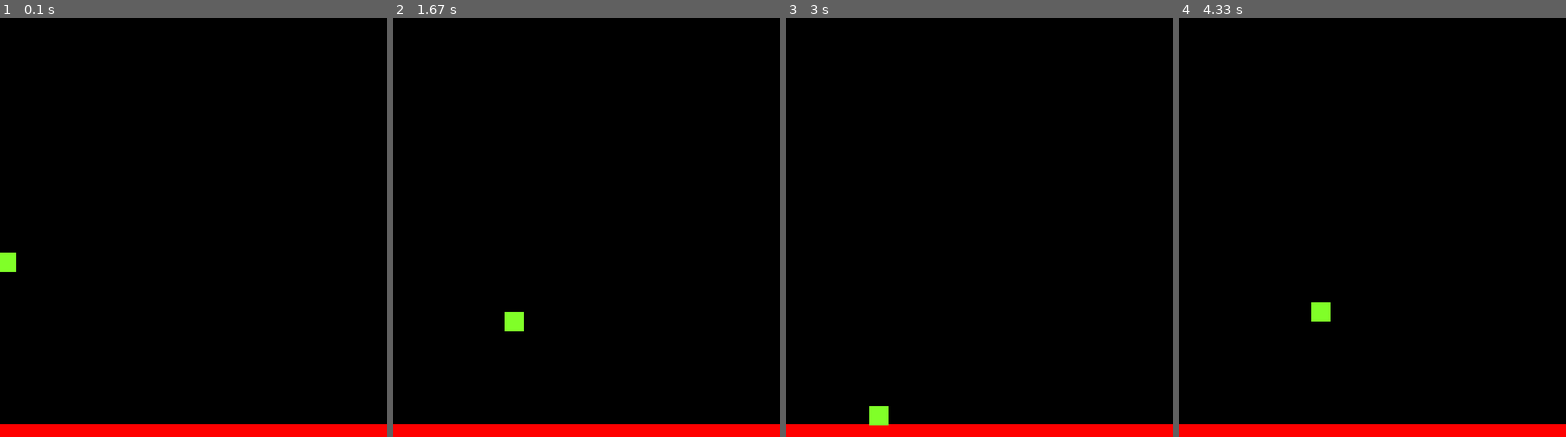
Above: before the commit, frames 1-4 (left to right).
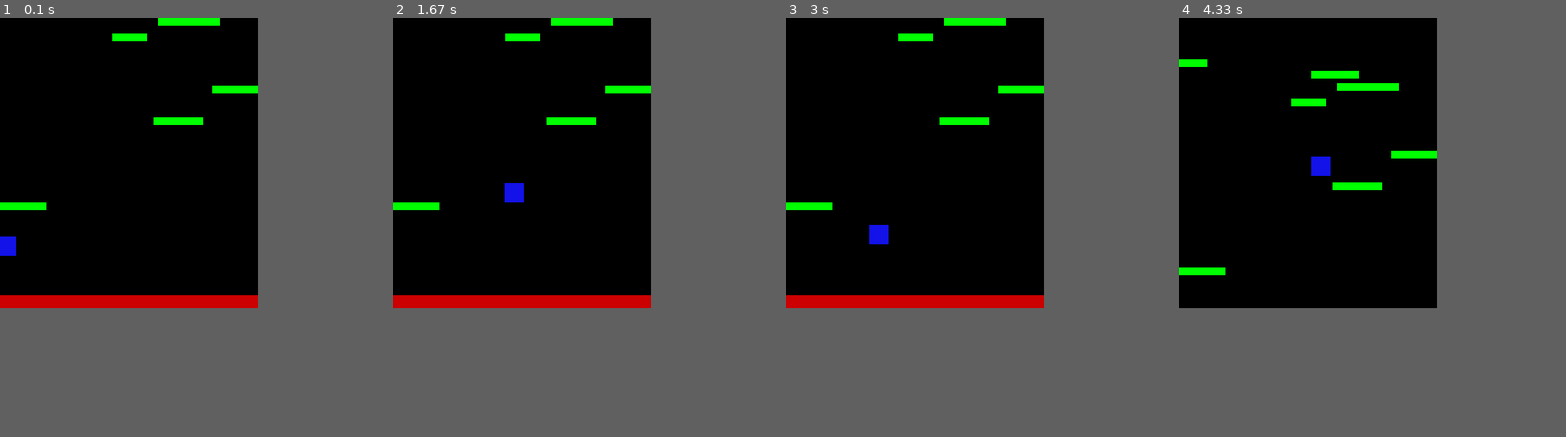
Above: after the commit, the same moments.

Repository: KonechyJ/PyGameDoodle_JumpClone
Game: pygame game, started from DoodleJump/main.py
Same seed, same stepped clock (60 frames per second), same inputs: the game is played once before the commit and once after it.
Inputs:
- Up to frame 1 (0.1 s): no input
- Up to frame 2 (1.67 s): hold Right 0.33-0.8 s; hold Right 0.83-1.3 s; tap Space at 0.9, 1.2, 1.4 s; hold Left from 1.33 s (still down)
- Up to frame 3 (3 s): tap Space at 1.7, 1.97, 2.27, 2.4, 2.7 s; release Left at 1.87 s; hold Left 1.9-2.3 s; hold Right 2.33-2.97 s
- Up to frame 4 (4.33 s): hold Left 3-3.47 s; tap Space at 3.07, 3.37, 3.57, 3.87, 4.07 s; hold Right 3.5-3.97 s; hold Right from 4 s (still down)
In our replay, the window is 600x650 before the commit and 400x450 after it. These sizes can differ from the game's own. Grey fills any space a smaller window leaves; there, only what the larger window draws over its background counts as a difference.

The runs differ from the first frame. In frame 1, 6.6% of the frame differs, in the area x 0-100%, y 0-100%; in frame 2, 6.7%; in frame 3, 6.7%; in frame 4, 5.0%.

Commit message:
Added platform generation, climbing, and changed the colors

Diff:
--- a/DoodleJump/main.py
+++ b/DoodleJump/main.py
@@ -6,11 +6,17 @@
 pygame.init()
 vec = pygame.math.Vector2
 
-HEIGHT = 650
-WIDTH = 600
+HEIGHT = 450
+WIDTH = 400
 ACC = 0.5
 FRIC = -0.12
 FPS = 60
+
+YELLOW = (255, 255, 0)
+GREEN = (0, 255, 0)
+BLACK = (0, 0, 0)
+BLUE = (18, 18, 233)
+RED = (204, 0, 0)
 
 FramePerSec = pygame.time.Clock()
 
@@ -22,16 +28,15 @@
     def __init__(self):
         super().__init__()
         self.surf = pygame.Surface((30, 30))
-        self.surf.fill((128, 255, 40))
+        self.surf.fill(BLUE)
         self.rect = self.surf.get_rect()
 
-        self.pos = vec((10, 385))
+        self.pos = vec((10, 360))
         self.vel = vec(0, 0)
         self.acc = vec(0, 0)
 
     def move(self):
         self.acc = vec(0, 0.5)
-
         pressed_keys = pygame.key.get_pressed()
 
         if pressed_keys[K_LEFT]:
@@ -47,7 +52,6 @@
             self.pos.x = 0
         if self.pos.x < 0:
             self.pos.x = WIDTH
-
         self.rect.midbottom = self.pos
 
 
@@ -67,21 +71,40 @@
 class platform(pygame.sprite.Sprite):
     def __init__(self):
         super().__init__()
-        self.surf = pygame.Surface((WIDTH, 20))
-        self.surf.fill((255, 0, 0))
-        self.rect = self.surf.get_rect(center=(WIDTH / 2, HEIGHT - 10))
+        self.surf = pygame.Surface((random.randint(50, 100), 12))
+        self.surf.fill(GREEN)
+        self.rect = self.surf.get_rect(center=(random.randint(0, WIDTH - 10),
+                                               random.randint(0, HEIGHT - 30)))
 
     def move(self):
         pass
 
+def plat_gen():
+    while len(platforms) < 7:
+        width = random.randrange(50, 100)
+        p = platform()
+        p.rect.center = (random.randrange(0, WIDTH - width)), random.randrange(-50, 0)
+        platforms.add(p)
+        all_sprites.add(p)
 
 PT1 = platform()
 P1 = Player()
+
+PT1.surf = pygame.Surface((WIDTH, 20))
+PT1.surf.fill(RED)
+PT1.rect = PT1.surf.get_rect(center=(WIDTH / 2, HEIGHT - 10))
+
 all_sprites = pygame.sprite.Group()
 all_sprites.add(PT1)
 all_sprites.add(P1)
+
 platforms = pygame.sprite.Group()
 platforms.add(PT1)
+
+for x in range(random.randint(5, 6)):
+    pl = platform()
+    platforms.add(pl)
+    all_sprites.add(pl)
 
 
 while True:
@@ -93,8 +116,16 @@
             if event.key == pygame.K_SPACE:
                 P1.jump()
 
-    displaysurface.fill((0, 0, 0))
+    if P1.rect.top <= HEIGHT/3:
+        P1.pos.y += abs(P1.vel.y)
+        for plat in platforms:
+            plat.rect.y += abs(P1.vel.y)
+            if plat.rect.top >= HEIGHT:
+                plat.kill()
+
+    displaysurface.fill(BLACK)
     P1.update()
+    plat_gen()
     for entity in all_sprites:
         displaysurface.blit(entity.surf, entity.rect)
         entity.move()
